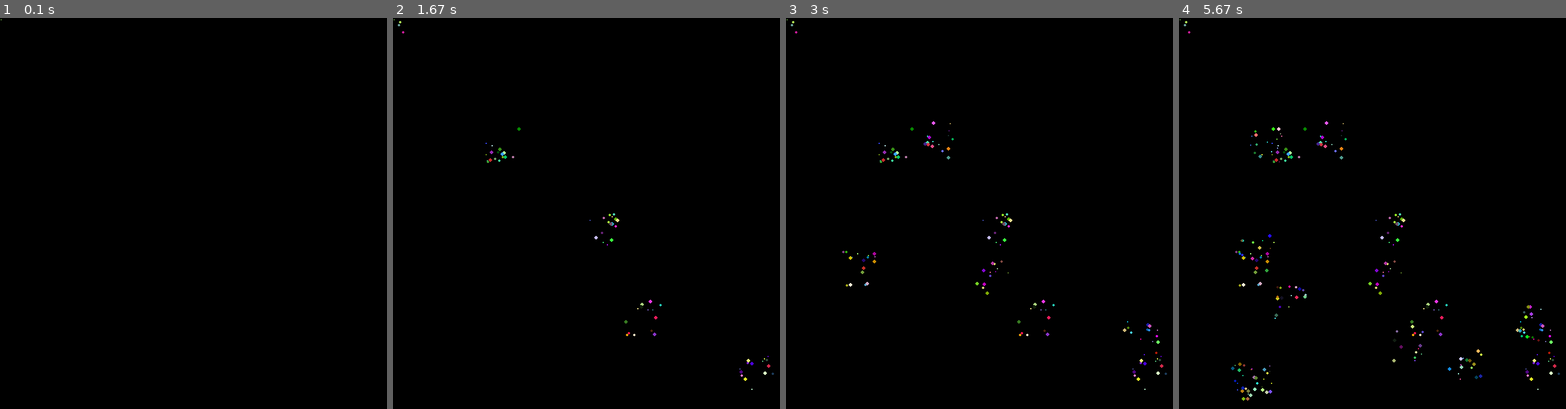
Above: before the commit, frames 1-4 (left to right).
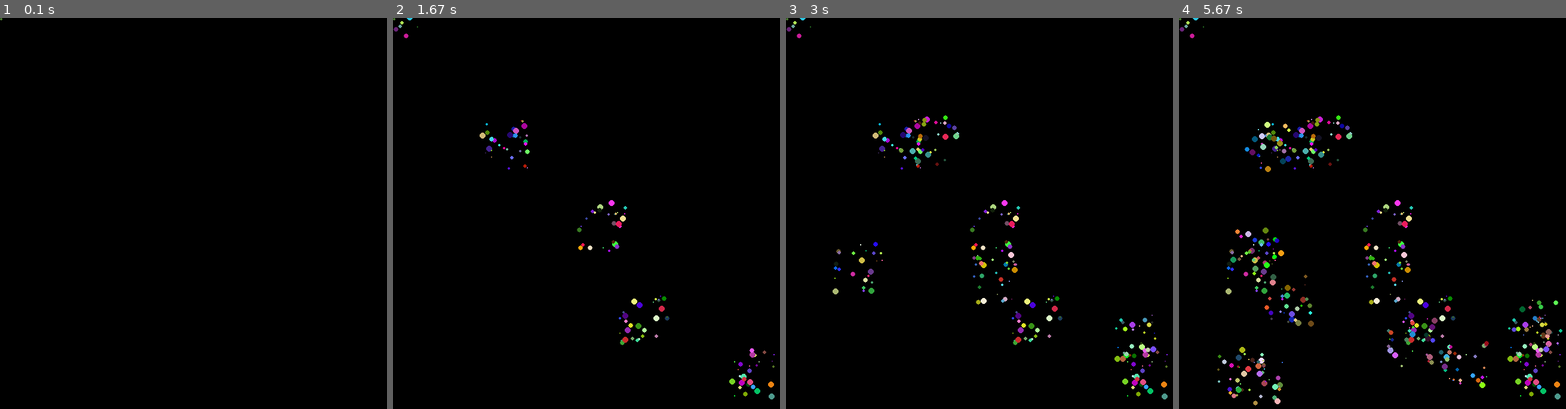
Above: after the commit, the same moments.

Repository: sagieppel/Pygame3
Game: pygame game, started from Lesson1.py
Two runs of this game, one before a commit and one after it. Both use one fixed random seed, a clock stepped at 60 frames per second and the inputs below.
Inputs (mouse positions are in pixels of both pictures, inside the frame that each line leads up to):
- Up to frame 1 (0.1 s): no input
- Up to frame 2 (1.67 s): click (601, 225) at 0.38 s; click (644, 319) at 0.72 s; click (756, 373) at 1.05 s; click (505, 143) at 1.38 s
- Up to frame 3 (3 s): click (994, 279) at 1.72 s; click (936, 139) at 2.05 s; click (1142, 338) at 2.38 s; click (859, 268) at 2.72 s
- Up to frame 4 (5.67 s): click (1268, 147) at 3.05 s; click (1291, 299) at 3.38 s; click (1538, 322) at 3.72 s; click (1260, 381) at 4.05 s; click (1256, 252) at 4.38 s; click (1411, 342) at 4.72 s; click (1465, 365) at 5.05 s; click (1240, 373) at 5.38 s

The runs differ from the first frame. In frame 1, less than 0.1% of the frame differs, in the area x 0-1%, y 0-1%; in frame 2, 1.1%; in frame 3, 2.1%; in frame 4, 4.1%, in the area x 0-100%, y 0-100%.

Commit message:
Update Lesson1.py

Diff:
--- a/Lesson1.py
+++ b/Lesson1.py
@@ -15,11 +15,12 @@
   blue=random.randint(0,255)
   green=random.randint(0,255)
 
-  x = x+random.randint(-30,30)
-  y = y+random.randint(-30,30)
+  x = x+random.randint(-40,40)
+  y = y+random.randint(-40,40)
 
-  size = random.randint(0,3)
+  size = random.randint(0,5)
 
   pygame.draw.circle(screen, [red,green,blue], [x,y], size)
+  pygame.time.delay(10) # Wait 10 milli seconds
 
   pygame.display.update()
